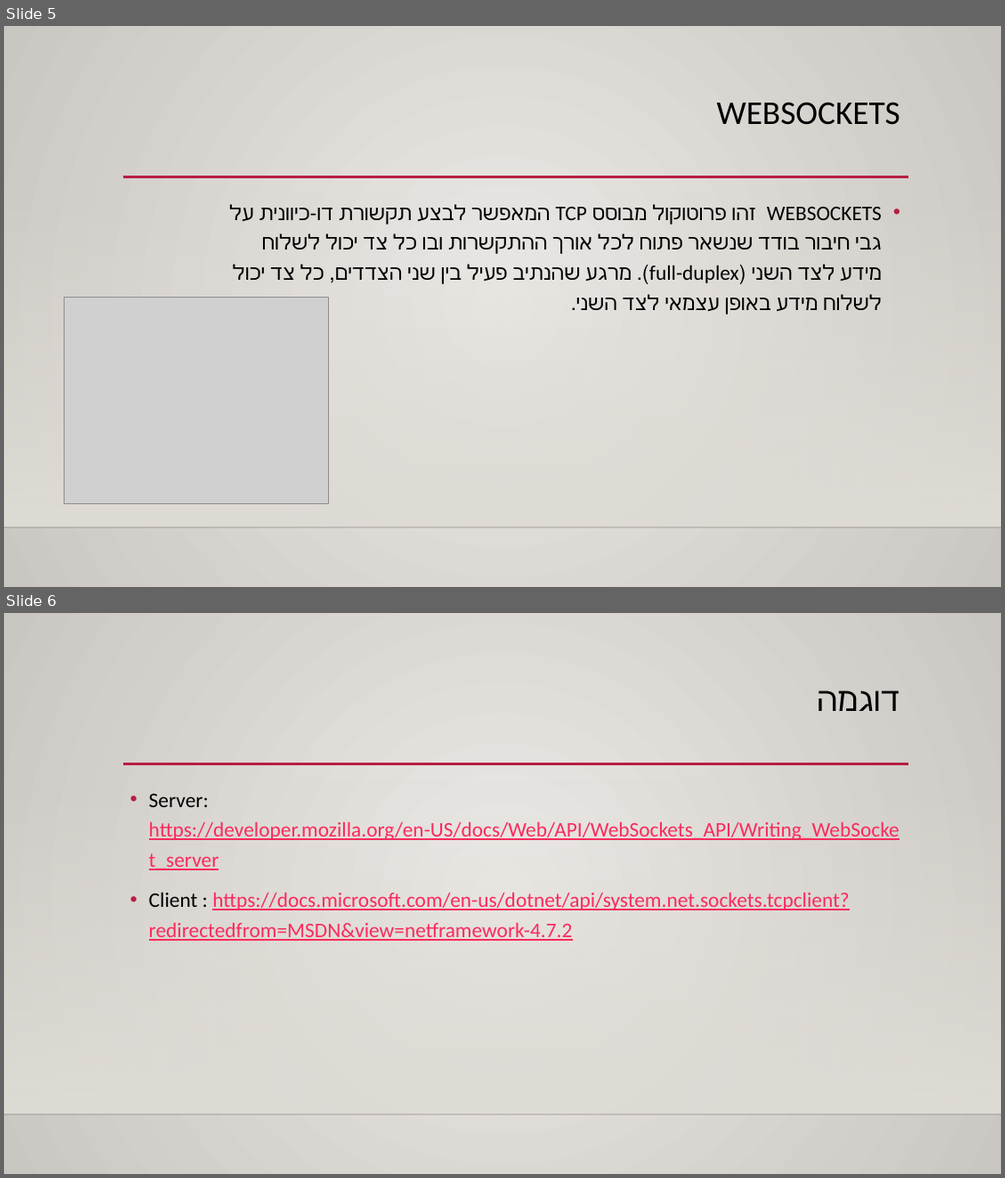
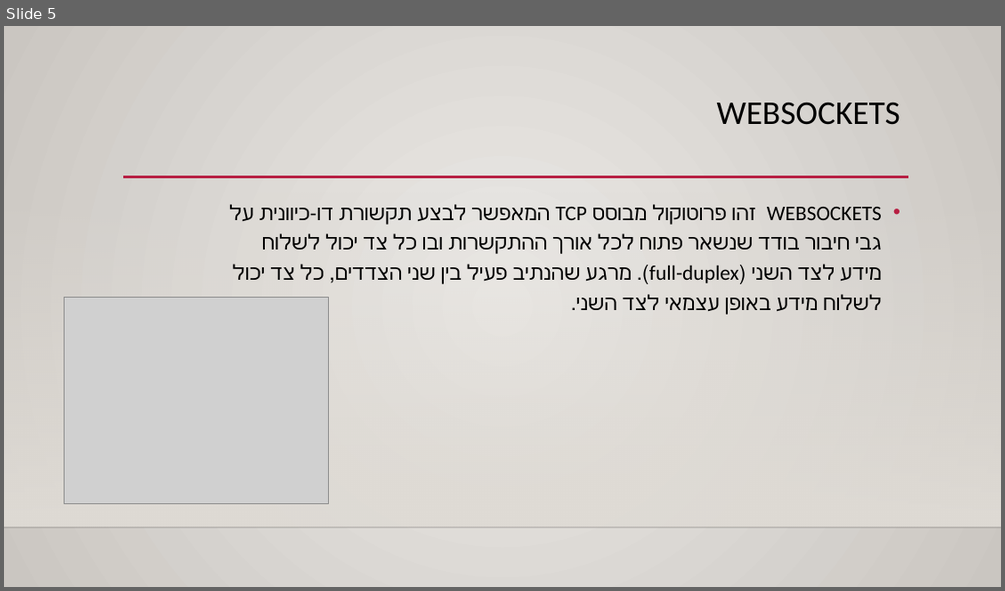
Before and after one commit to eyalalmo/workshop, a slide deck: Documentation/websockets.pptx. Shown one above the other, each under a label of ours: slides 5 and 6 before the commit, slide 5 after it. The pictures are 1005x1178 and 1005x591 pixels, drawn with LibreOffice and Linux fonts; fonts in the diff are those of the drawing; grey boxes stand for pictures; background and template pictures are left out. Boxes give left, top, right and bottom in pixels: in the first picture for what was removed or moved away, otherwise in the second. Text is boxed around its words. In the diff, an @@ line names an element or a change of style, - is before the commit and + after.

Commit message:
last update

```diff
--- a/Documentation/websockets.pptx
+++ b/Documentation/websockets.pptx
@@ slide 6 removed at box(4, 613, 1001, 1174), background gradient #ECEAE7 to #CAC7C1; not listed: 3 template elements that a slide beside it also shows @@
@@ title removed at box(817, 690, 900, 711) @@
-דוגמה
@@ text removed at box(149, 794, 899, 941) @@
-• Server: https://developer.mozilla.org/en-US/docs/Web/API/WebSockets_API/Writing_WebSocket_server
-• Client : https://docs.microsoft.com/en-us/dotnet/api/system.net.sockets.tcpclient?redirectedfrom=MSDN&view=netframework-4.7.2
```
Also in this commit, not shown: 2 slides changed, 2 slides added.
